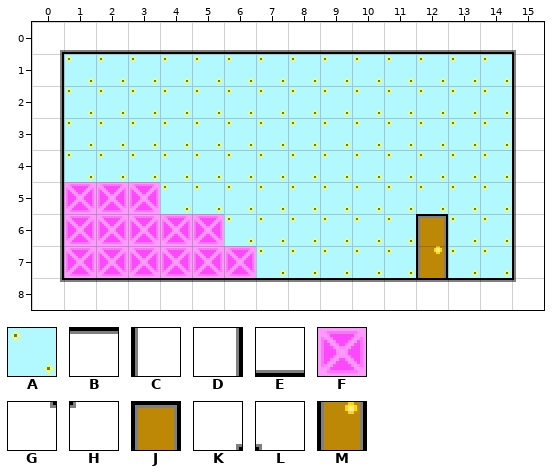
Two versions of a level (Tiled map, Hellscape/Content/Data/maps/DebugRoom1.tmx). That is the earlier state.
Cells are 16x16 px. Shown: x 0..15, y 0..8.
Key: from "TestTiles": A 1, B 2, C 3, D 4, E 5, F 7, G 8, H 9, J 10, K 12, L 13, M 14.
_ is an empty cell.
Layers that did not change in this view are not listed.
Layer "BackgroundLayer" before, first column x 0:
0 KEEEEEEEEEEEEEEL
1 DAAAAAAAAAAAAAAC
2 DAAAAAAAAAAAAAAC
3 DAAAAAAAAAAAAAAC
4 DAAAAAAAAAAAAAAC
5 DFFFAAAAAAAAAAAC
6 DFFFFFAAAAAAJAAC
7 DFFFFFFAAAAAMAAC
8 GBBBBBBBBBBBBBBH
The same view after the edit:
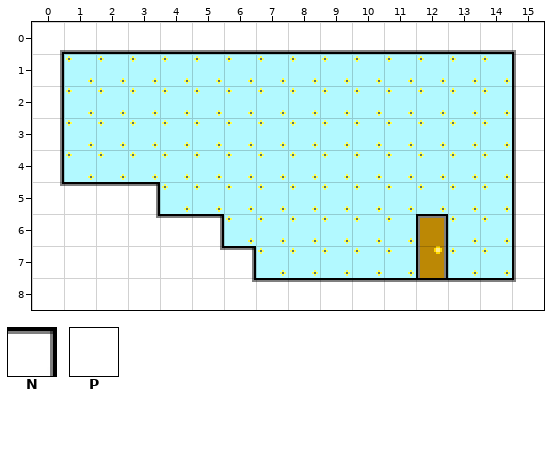
Further tiles: from "TestTiles": N 11, P 15.
Changes in this commit:
Layer "BackgroundLayer":
Tile B replaces tile F in row 5 at x 1 to 2; in row 6 at x 4.
Tile G replaces tile B in row 8 at x 6.
Tile G replaces tile D in row 5 at x 0.
Tile G replaces tile F in row 6 at x 3; in row 7 at x 5.
Tile N replaces tile F in row 5 at x 3; in row 6 at x 5; in row 7 at x 6.
Tile P replaces tile B in row 8 at x 1 to 5.
Tile P replaces tile D in rows 6 to 7 at x 0.
Tile P replaces tile F in row 6 at x 1 to 2; in row 7 at x 1 to 4.
Tile P replaces tile G in row 8 at x 0.
Where, in picture pixels (left, top, right, bottom), the same in both pictures:
changed: (60, 182, 256, 282)
